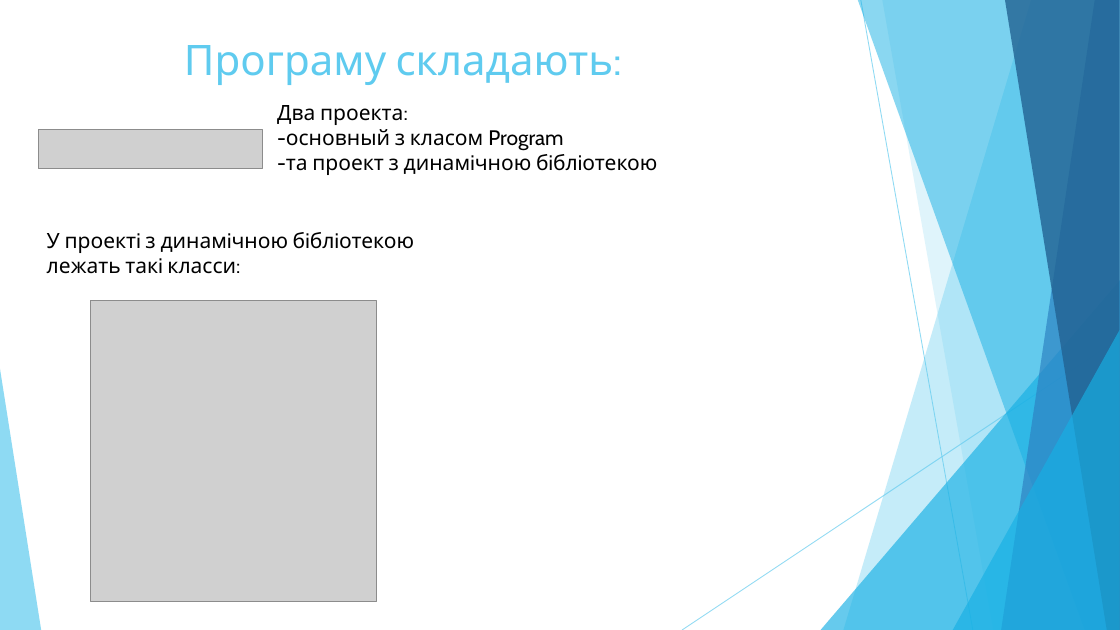
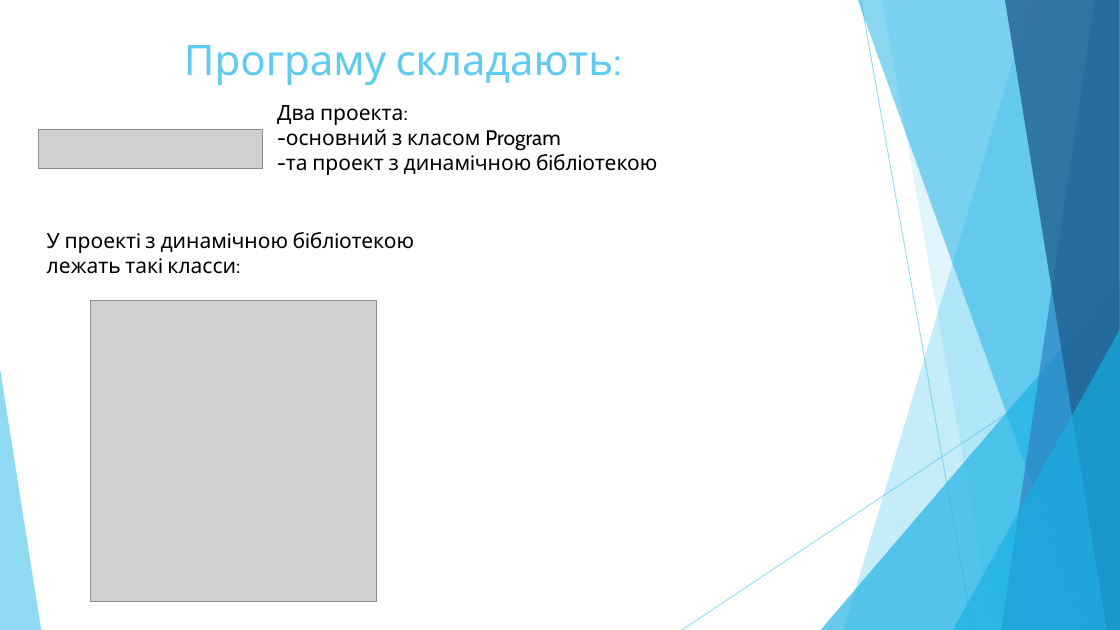
Before and after one commit to Kofey0K/prep1, a slide deck: slide 5 of Course/Course_Minin.pptx. Drawn at 1120x630 pixels with LibreOffice and Linux fonts; fonts in the diff are those of the drawing; grey boxes stand for pictures. Boxes give left, top, right and bottom in pixels: in the first picture for what was removed or moved away, otherwise in the second. Text is boxed around its words. In the diff, an @@ line names an element or a change of style, - is before the commit and + after.

```diff
--- a/Course/Course_Minin.pptx
+++ b/Course/Course_Minin.pptx
@@ text at (x1=392, y1=130, x2=560, y2=151): text changed @@
--основный з класом Program
+-основний з класом Program
```
Also in this commit, not shown: 3 other files.
